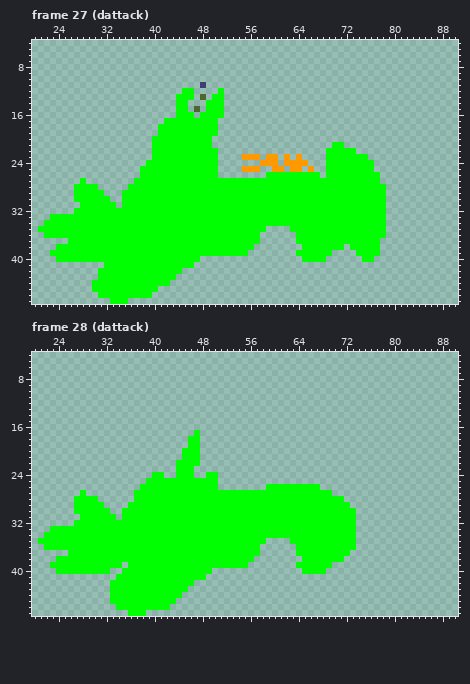
Pixel-art file: Citrus/aseprite/citrus_roa_2.aseprite. This is how it looked before the edit.
96x48 pixels, 139 frames. Shown: frame 27 (dattack): x 20..90, y 4..47; frame 28 (dattack): x 20..90, y 4..47. The commit also changed other frames, which this record leaves out.
After the commit:
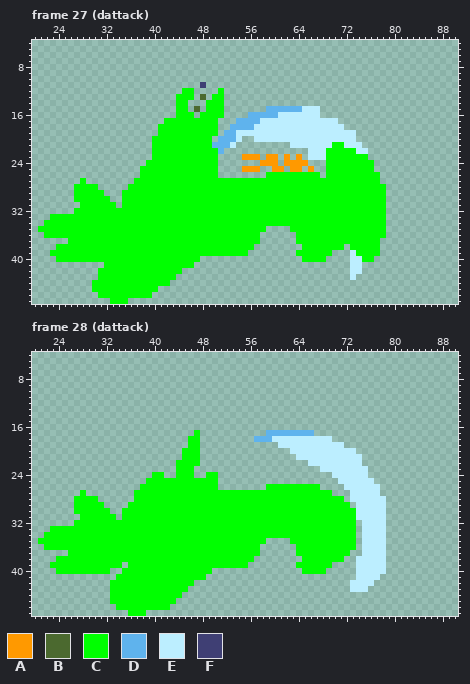
Palette (. is transparent): A #ff9900  B #4b692f  C #00ff00  D #5fb3ed  E #bceeff  F #3f3f74
Diff:
layer "fx" now shown
Frame 27 (dattack), layer "fx":
There is now colour D in row 15 at x 59 to 64; in row 16 at x 56 to 60; in row 17 at x 54 to 57; in row 18 at x 53 to 56; in row 19 at x 52 to 53; in row 20 at x 51 to 53.
There is now colour D in row 21 at x 50 to 52; in row 22 at x 51.
There is now colour E in row 15 at x 65 to 67; in row 16 at x 61 to 67; in row 17 at x 58 to 70; in row 18 at x 57 to 71; in row 19 at x 54 to 73; in row 20 at x 54 and 57 to 73.
There is now colour E in row 21 at x 53, 63 to 69 and 72 to 74; in row 22 at x 66 to 68 and 74 to 75; in row 23 at x 66 to 68; in row 39 at x 73; in rows 40 to 42 at x 73 to 74; in row 43 at x 73.
Frame 28 (dattack), layer "fx":
There is now colour D in row 17 at x 59 to 66; in row 18 at x 57 to 59.
There is now colour E in row 18 at x 60 to 69; in row 19 at x 61 to 71; in row 20 at x 63 to 73; in row 21 at x 64 to 74; in row 22 at x 66 to 74; in row 23 at x 68 to 75.
There is now colour E in row 24 at x 70 to 75; in row 25 at x 71 to 76; in row 26 at x 72 to 77; in row 27 at x 73 to 77; in row 28 at x 73 to 78; in rows 29 to 31 at x 74 to 78.
There is now colour E in rows 32 to 37 at x 75 to 78; in rows 38 to 40 at x 74 to 78; in row 41 at x 74 to 77; in row 42 at x 73 to 76; in row 43 at x 73 to 75.
